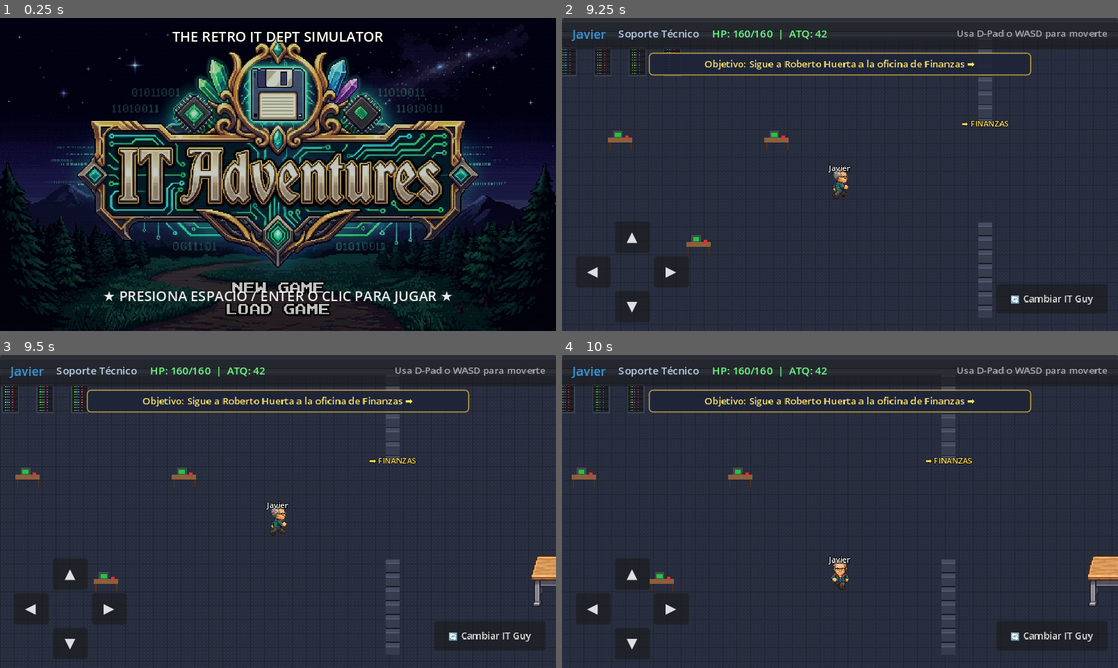
Above: before the commit, frames 1-4 (two rows, left to right).
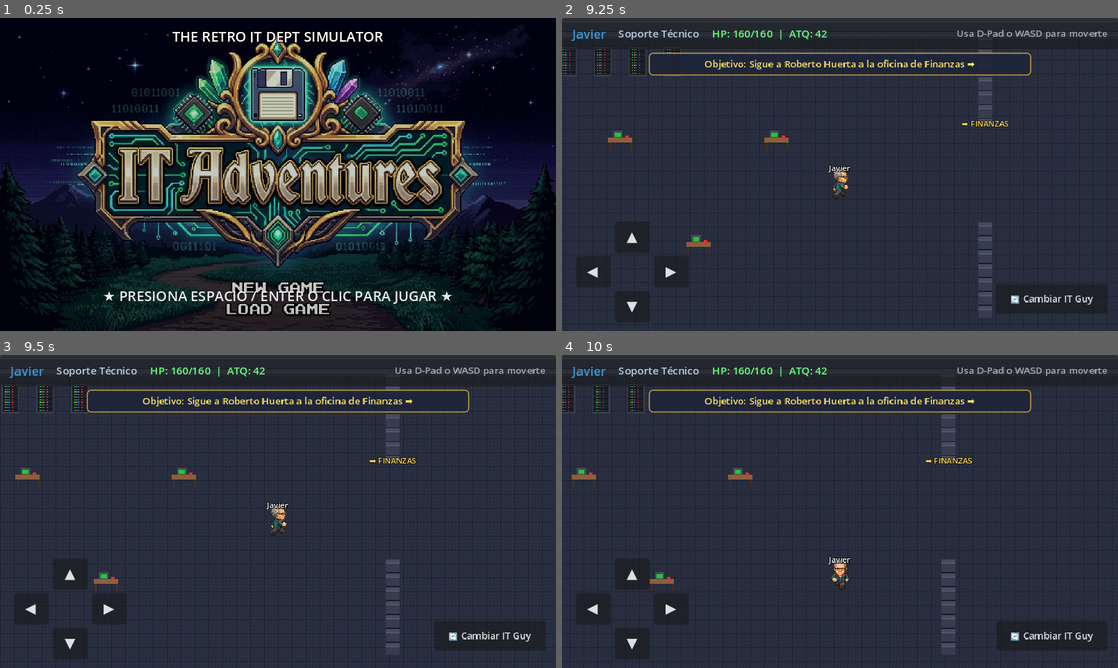
Above: after the commit, the same moments.

Repository: nevalova/it-adventures
Game: Godot game, scene res://scenes/title_screen.tscn
The game is run twice, just before and just after one commit, with the same random seed, the same clock (stepped at 60 frames per second) and the same inputs.
Inputs (mouse positions are in pixels of both pictures, inside the frame that each line leads up to):
- Up to frame 1 (0.25 s): no input
- Up to frame 2 (9.25 s): tap Space at 0.5, 0.6, 2.1, 2.85, 4.35, 5.1, 5.85, 6.6, 7.35, 8.1, 8.85 s; move the mouse to (812, 237) at 0.52 s; hold Up (ui_up) 0.53-1.25 s; click (812, 237) at 0.67 s; tap Enter (ui_accept) at 0.77, 2.27, 4.52, 5.27, 6.02, 7.52, 8.27, 9.02 s; click "▶ INICIAR AVENTURA CON ESTE H…" at 1.25 s; move the mouse to (1006, 221) at 2.02 s; hold Up (ui_up) 2.03-2.78 s; move the mouse to (673, 127) at 2.77 s; hold Left (ui_left) 2.78-3.5 s; click "Continuar ▶" at 3.5 s; move the mouse to (867, 174) at 4.27 s; hold Left (ui_left) 4.28-5.03 s; click (867, 174) at 4.42 s; move the mouse to (756, 96) at 5.02 s; hold Down (ui_down) 5.03-5.78 s; move the mouse to (962, 158) at 5.77 s; hold Right (ui_right) 5.78-6.53 s; move the mouse to (728, 190) at 6.52 s; hold Up (ui_up) 6.53-7.28 s; click (728, 190) at 6.67 s; move the mouse to (895, 105) at 7.27 s; hold Right (ui_right) from 7.28 s (still down); move the mouse to (812, 237) at 8.02 s; move the mouse to (1006, 221) at 8.77 s; click (1006, 221) at 8.92 s
- Up to frame 3 (9.5 s): keep holding Right (ui_right)
- Up to frame 4 (10 s): move the mouse to (673, 464) at 9.52 s; release Right (ui_right) at 9.53 s; hold Down (ui_down) from 9.53 s (still down); tap Space at 9.6 s

Frames 1-2 are identical in both runs. In frame 3, 0.5% of the frame differs, in the area x 95-100%, y 64-81%; in frame 4, 0.6%, in the area x 94-100%, y 64-81%.

Commit message:
Scale desks to natural human proportions and expose all cutscene/dialog variables to Godot inspector

Diff:
--- a/scenes/overworld.tscn
+++ b/scenes/overworld.tscn
@@ -169,20 +169,20 @@
 
 [node name="WorkstationFinanzas" type="Sprite2D" parent="EnvironmentProps"]
 texture_filter = 1
-position = Vector2(940, 160)
-scale = Vector2(0.26, 0.26)
+position = Vector2(940, 162)
+scale = Vector2(0.12, 0.12)
 texture = ExtResource("10_workstation")
 
 [node name="DeskLight" type="Sprite2D" parent="EnvironmentProps"]
 texture_filter = 1
-position = Vector2(780, 260)
-scale = Vector2(0.25, 0.25)
+position = Vector2(820, 240)
+scale = Vector2(0.13, 0.13)
 texture = ExtResource("11_desk_light")
 
 [node name="DeskOffice" type="Sprite2D" parent="EnvironmentProps"]
 texture_filter = 1
-position = Vector2(1020, 260)
-scale = Vector2(0.25, 0.25)
+position = Vector2(1010, 240)
+scale = Vector2(0.13, 0.13)
 texture = ExtResource("12_desk_office")
 
 [node name="Player" parent="." instance=ExtResource("6_player")]
@@ -218,7 +218,7 @@
 horizontal_alignment = 1
 
 [node name="Usuaria" type="Node2D" parent="."]
-position = Vector2(940, 130)
+position = Vector2(940, 140)
 
 [node name="Sprite2D" type="Sprite2D" parent="Usuaria"]
 texture_filter = 1
--- a/scripts/overworld.gd
+++ b/scripts/overworld.gd
@@ -1,5 +1,26 @@
 extends Node2D
 
+# --- Variables Exportadas Editables desde el Inspector de Godot ---
+@export_group("Diálogos - Roberto Huerta (Intro)")
+@export_multiline var roberto_intro_1: String = "¡%s, qué bueno que te encuentro! ¡Necesito ayuda urgente en la oficina de Finanzas!"
+@export_multiline var roberto_intro_2: String = "¡La impresora empezó a hacer ruidos raros, huele a quemado y tiene a la jefa al borde del colapso! ¡Sígueme, corre!"
+
+@export_group("Diálogos - Oficina de Finanzas")
+@export_multiline var roberto_office: String = "¡Aquí está el desastre! Bueno... ¡yo ya cumplí con avisar, te dejo con el experto! ¡Suerte!"
+@export_multiline var usuaria_office_1: String = "¡Ayuda, por favor! Mandé a imprimir la nómina quincenal y esta máquina del demonio se tragó todo el papel y empezó a disparar tóner hirviendo..."
+@export_multiline var usuaria_office_2: String = "¡Si no la neutralizas ahora mismo nos quedamos sin quincena y se incendia el departamento!"
+
+@export_group("Objetivos de Misión")
+@export var obj_intro_text: String = "⚠️ ¡Roberto Huerta viene corriendo a pedir ayuda!"
+@export var obj_follow_text: String = "Objetivo: Sigue a Roberto Huerta a la oficina de Finanzas ➡️"
+@export var obj_battle_text: String = "⚠️ ¡Acércate a la Impresora Maldita y neutralízala!"
+
+@export_group("Velocidades de Cinemática")
+@export var roberto_run_in_speed: float = 190.0
+@export var roberto_run_office_speed: float = 240.0
+@export var roberto_flee_speed: float = 260.0
+
+# --- Referencias de Nodos ---
 @onready var player = $Player
 @onready var roberto = $RobertoHuerta
 @onready var roberto_sprite = $RobertoHuerta/Sprite2D
@@ -82,7 +103,7 @@
 		roberto.visible = true
 		current_state = State.ROBERTO_RUN_TO_PLAYER
 		touch_controls.visible = false
-		objective_label.text = "⚠️ ¡Roberto Huerta viene corriendo a pedir ayuda!"
+		objective_label.text = obj_intro_text
 	else:
 		# Ya se hizo la intro
 		if GameManager.player_saved_position != Vector2.ZERO:
@@ -93,12 +114,12 @@
 		if GameManager.office_cutscene_done:
 			# Roberto ya huyó de la escena
 			roberto.visible = false
-			objective_label.text = "⚠️ ¡Acércate a la Impresora Maldita y neutralízala!"
+			objective_label.text = obj_battle_text
 		else:
 			# Roberto está esperando en la oficina
 			roberto.global_position = Vector2(880, 200)
 			roberto_sprite.frame = 2 * 4 + 0 # Mirando a la izquierda
-			objective_label.text = "Sigue a Roberto Huerta a la oficina de Finanzas ➡️"
+			objective_label.text = obj_follow_text
 		current_state = State.FREE_EXPLORE
 
 func _process(delta):
@@ -112,7 +133,7 @@
 	match current_state:
 		State.ROBERTO_RUN_TO_PLAYER:
 			# Roberto corre hacia la izquierda hacia el jugador
-			var move_speed = 190.0
+			var move_speed = roberto_run_in_speed
 			roberto.position.x -= move_speed * delta
 			var run_col = int(anim_timer * 8.0) % 4
 			roberto_sprite.frame = 2 * 4 + run_col # Fila 2 = Izquierda
@@ -125,7 +146,7 @@
 
 		State.ROBERTO_RUN_TO_OFFICE:
 			# Roberto sale corriendo a la oficina a la derecha
-			var move_speed = 240.0
+			var move_speed = roberto_run_office_speed
 			roberto.position.x += move_speed * delta
 			var run_col = int(anim_timer * 9.0) % 4
 			roberto_sprite.frame = 6 * 4 + run_col # Fila 6 = Derecha
@@ -137,7 +158,7 @@
 
 		State.ROBERTO_FLEE:
 			# Roberto sale corriendo huyendo de la oficina (hacia la izquierda y desaparece)
-			var move_speed = 260.0
+			var move_speed = roberto_flee_speed
 			roberto.position.x -= move_speed * delta
 			var run_col = int(anim_timer * 10.0) % 4
 			roberto_sprite.frame = 2 * 4 + run_col # Fila 2 = Izquierda huyendo
@@ -155,13 +176,13 @@
 			"speaker": "Roberto Huerta",
 			"portrait": "res://assets/characters/roberto_huerta_portrait.png",
 			"color": Color("#f1c40f"),
-			"text": "¡%s, qué bueno que te encuentro! ¡Necesito ayuda urgente en la oficina de Finanzas!" % hero_name
+			"text": roberto_intro_1 % hero_name
 		},
 		{
 			"speaker": "Roberto Huerta",
 			"portrait": "res://assets/characters/roberto_huerta_portrait.png",
 			"color": Color("#f1c40f"),
-			"text": "¡La impresora empezó a hacer ruidos raros, huele a quemado y tiene a la jefa al borde del colapso! ¡Sígueme, corre!"
+			"text": roberto_intro_2
 		}
 	]
 
@@ -170,7 +191,7 @@
 		current_state = State.ROBERTO_RUN_TO_OFFICE
 		player.can_move = true
 		touch_controls.visible = true
-		objective_label.text = "Objetivo: Sigue a Roberto Huerta a la oficina de Finanzas ➡️"
+		objective_label.text = obj_follow_text
 
 	_show_next_in_queue()
 
@@ -187,19 +208,19 @@
 				"speaker": "Roberto Huerta",
 				"portrait": "res://assets/characters/roberto_huerta_portrait.png",
 				"color": Color("#f1c40f"),
-				"text": "¡Aquí está el desastre! Bueno... ¡yo ya cumplí con avisar, te dejo con el experto! ¡Suerte!"
+				"text": roberto_office
 			},
 			{
 				"speaker": "Usuaria de Finanzas",
 				"portrait": "res://assets/characters/usuaria_portrait.png",
 				"color": Color("#fd79a8"),
-				"text": "¡Ayuda, por favor! Mandé a imprimir la nómina quincenal y esta máquina del demonio se tragó todo el papel y empezó a disparar tóner hirviendo..."
+				"text": usuaria_office_1
 			},
 			{
 				"speaker": "Usuaria de Finanzas",
 				"portrait": "res://assets/characters/usuaria_portrait.png",
 				"color": Color("#fd79a8"),
-				"text": "¡Si no la neutralizas ahora mismo nos quedamos sin quincena y se incendia el departamento!"
+				"text": usuaria_office_2
 			}
 		]
 
@@ -207,7 +228,7 @@
 			current_state = State.ROBERTO_FLEE
 			player.can_move = true
 			touch_controls.visible = true
-			objective_label.text = "⚠️ ¡Acércate a la Impresora Maldita y neutralízala!"
+			objective_label.text = obj_battle_text
 
 		_show_next_in_queue()
 
